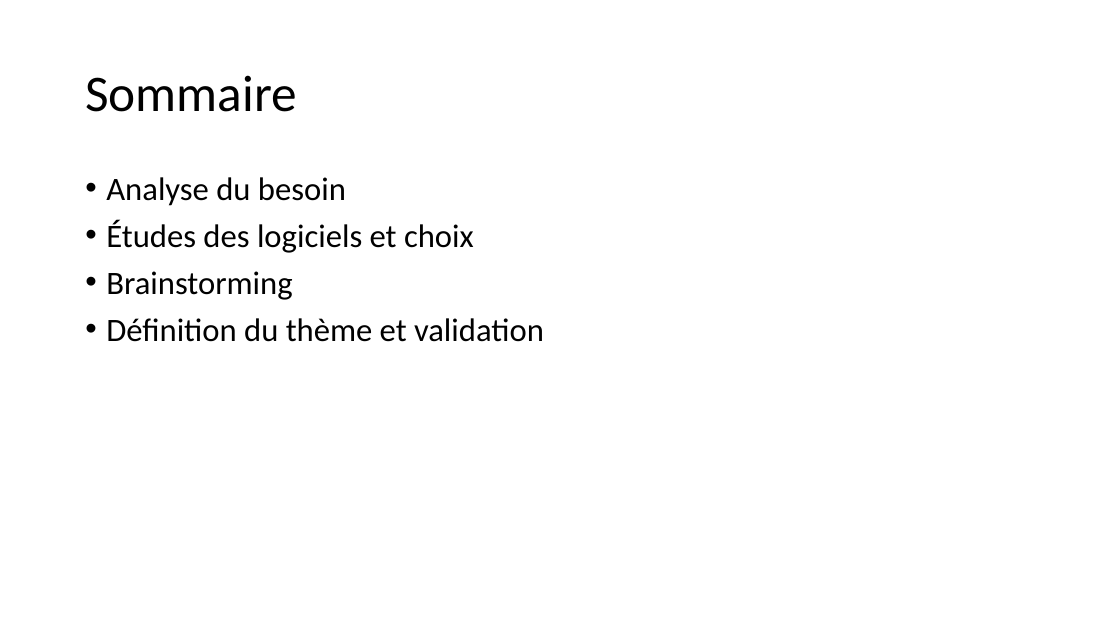
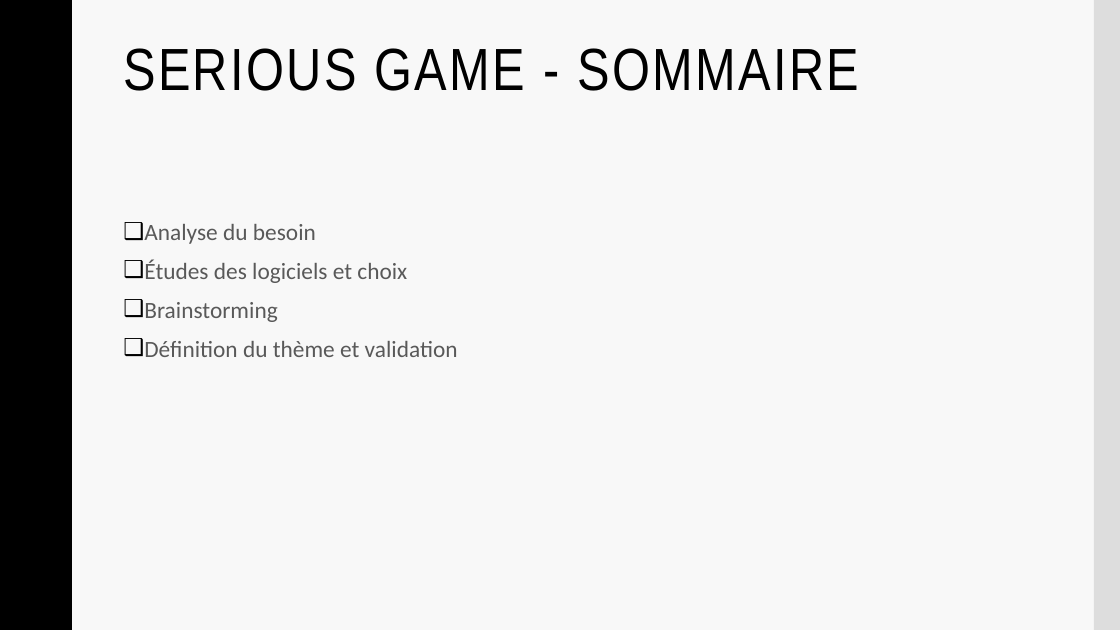
Before and after one commit to Frizzbii/Serious-Game-MMI, a slide deck: slide 7 of presentation.pptx (slide 2 before the commit). Drawn at 1120x630 pixels with LibreOffice and Linux fonts; fonts in the diff are those of the drawing; background and template pictures are left out. Boxes give left, top, right and bottom in pixels: in the first picture for what was removed or moved away, otherwise in the second. Text is boxed around its words. In the diff, an @@ line names an element or a change of style, - is before the commit and + after.

```diff
--- a/presentation.pptx
+++ b/presentation.pptx
@@ background #FFFFFF to #F8F8F8 @@
@@ rectangle added at <box>0,0,71,630</box>, fill #000000, outline #000000 1 pt @@
@@ rectangle added at <box>1094,0,1120,630</box>, fill #DDDDDD @@
@@ title "SERIOUS GAME - SOMMAIRE" at <box>123,48,860,91</box>: vertical alignment middle to top @@
@@ title at <box>123,48,860,91</box>: text changed; size 44 to 51 pt; font Calibri to Arial Narrow @@
-Sommaire
+SERIOUS GAME - SOMMAIRE
@@ text "Analyse du besoin": place and size @@
-text "Analyse du besoin" at <box>106,177,544,342</box>
+text "Analyse du besoin" at <box>144,224,458,357</box>
@@ text "Analyse du besoin" at <box>144,224,458,357</box>: size 28 to 20 pt, text colour #000000 to #595959; bullet • to ❑; line spacing 0.9 to 1.1; less space between paragraphs @@
```
Also in this commit, not shown: 11 other slides changed, 4 slides added, 8 slides removed.
